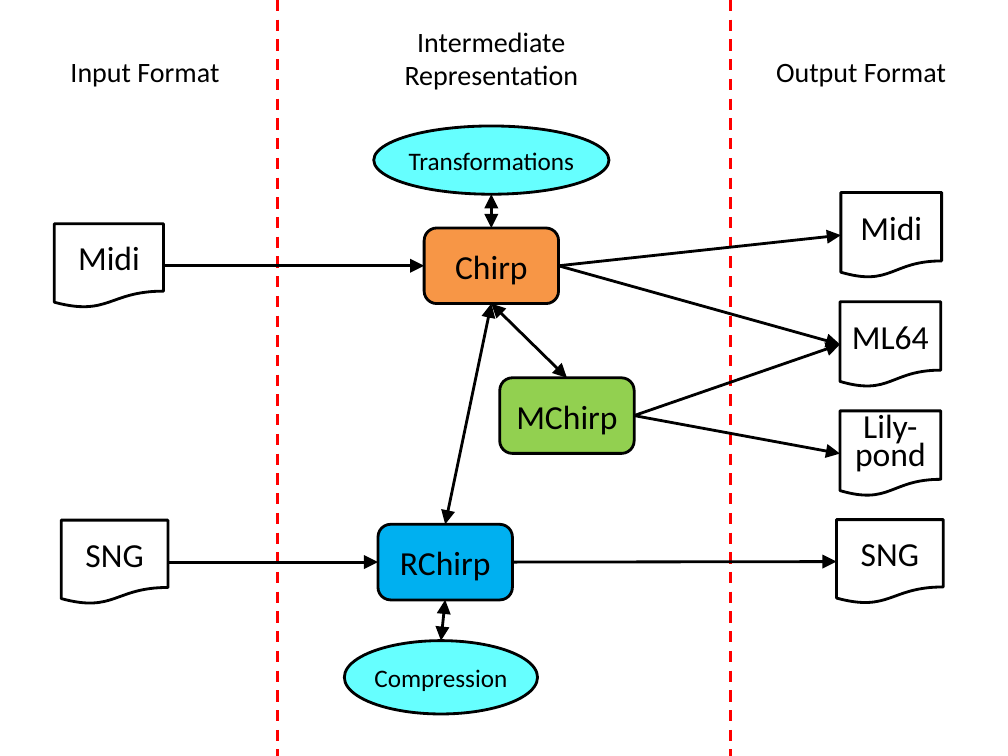
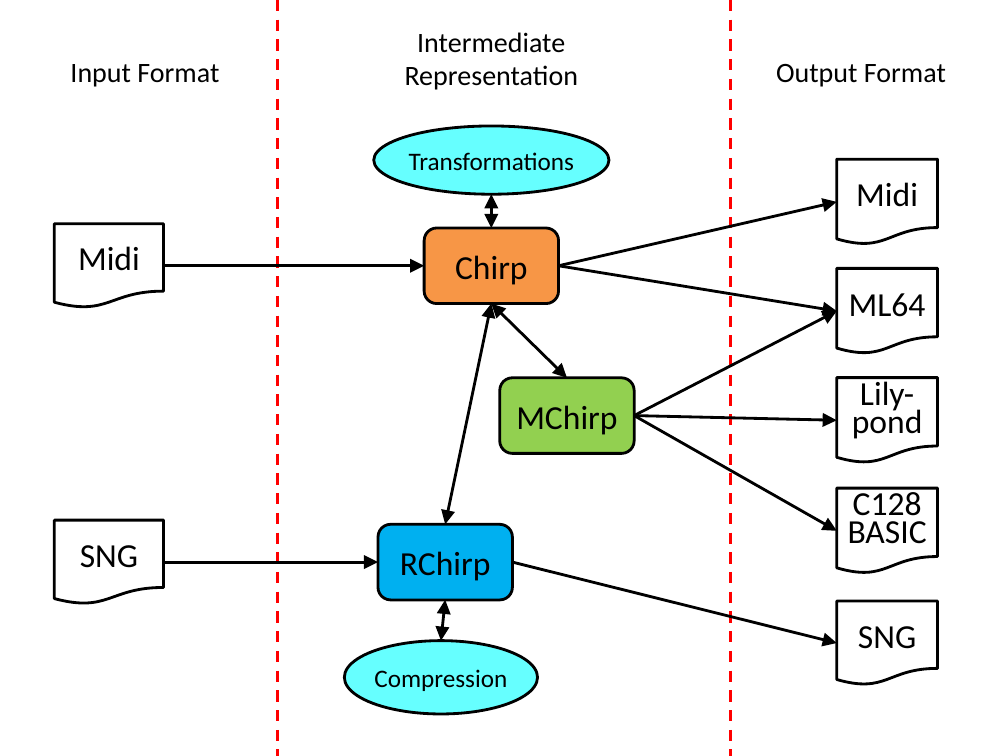
Before and after one commit to c64cryptoboy/ChiptuneSAK, a slide deck: slide 1 of docs/ChiptuneSAK.pptx. Drawn at 1008x756 pixels with LibreOffice and Linux fonts; fonts in the diff are those of the drawing. Boxes give left, top, right and bottom in pixels: in the first picture for what was removed or moved away, otherwise in the second. Text is boxed around its words. In the diff, an @@ line names an element or a change of style, - is before the commit and + after.

Commit message:
Updated ChituneSAK diagram -- I had forgotten C128 BASIC

```diff
--- a/docs/ChiptuneSAK.pptx
+++ b/docs/ChiptuneSAK.pptx
@@ 3 flow chart documents: place and size @@
-3 flow chart documents at (840,193,941,497)
+3 flow chart documents at (837,159,937,464)
@@ arrow moved from (558, 266) - (841, 235) to (558, 266) - (837, 202) @@
@@ arrow moved from (558, 266) - (840, 345) to (558, 266) - (837, 311) @@
@@ arrow moved from (634, 415) - (840, 345) to (634, 415) - (837, 311) @@
@@ arrow moved from (634, 415) - (840, 454) to (634, 415) - (837, 420) @@
@@ arrow added from (634, 415) to (837, 531), #000000 2 pt @@
@@ flow chart document added at (837,488,937,574), fill #FFFFFF, outline #000000 2 pt, 24 pt, text #000000 @@
+C128
+BASIC
@@ flow chart document "SNG": place and size @@
-flow chart document "SNG" at (61,520,168,604)
+flow chart document "SNG" at (54,520,163,604)
@@ arrow moved from (168, 562) - (378, 562) to (163, 562) - (378, 562) @@
@@ arrow moved from (512, 562) - (837, 561) to (512, 562) - (837, 643) @@
@@ flow chart document "SNG": place and size @@
-flow chart document "SNG" at (837,519,943,603)
+flow chart document "SNG" at (837,601,937,684)
```
Also in this commit, not shown: 1 other file.
